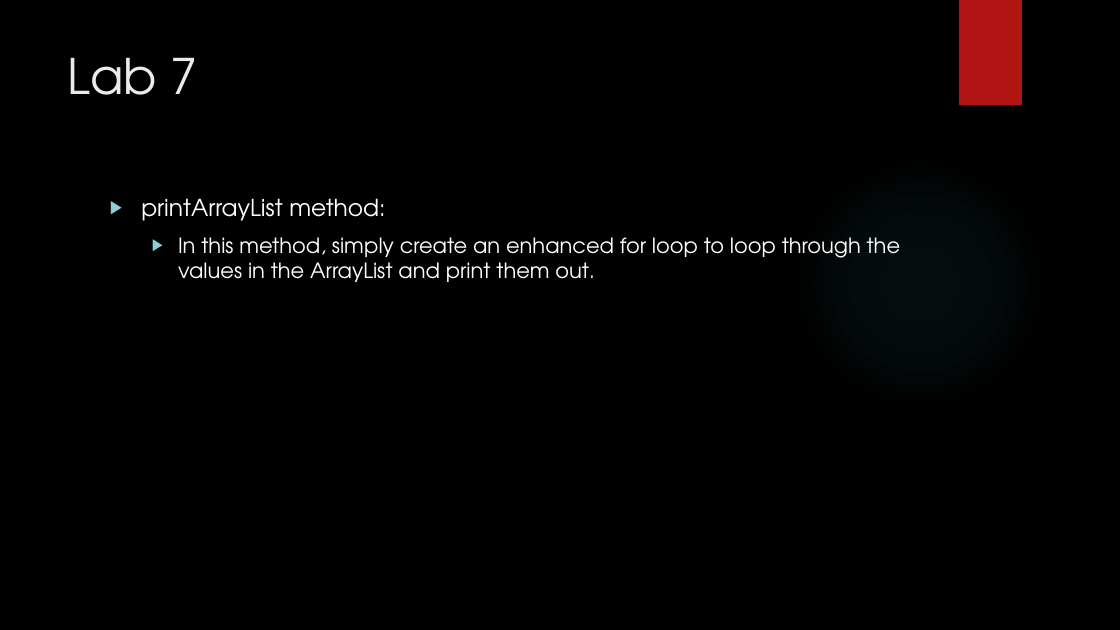
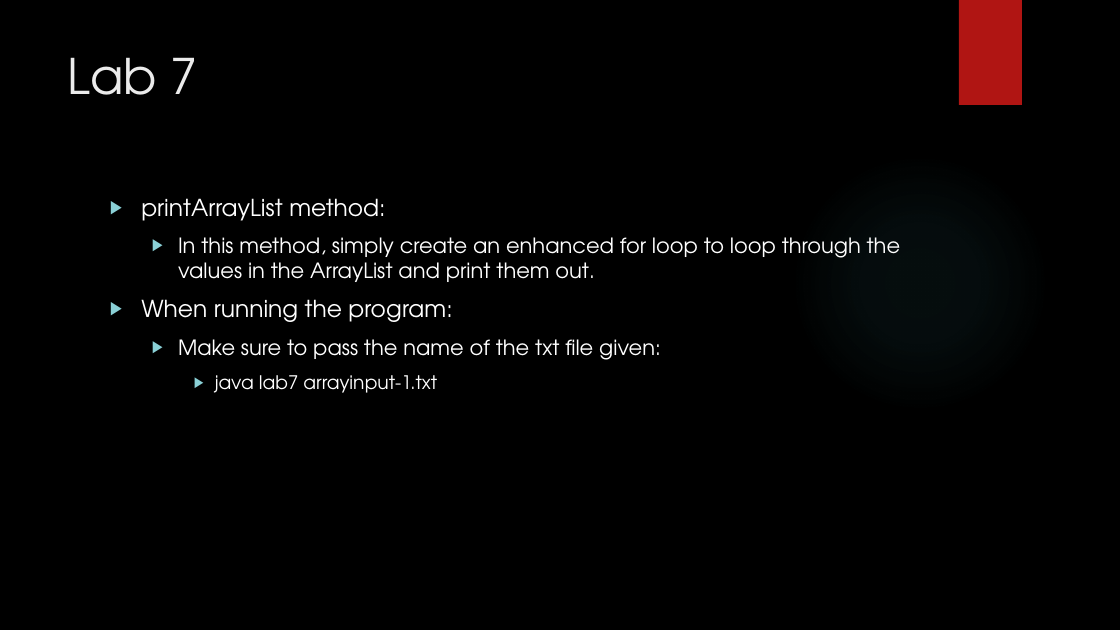
Before and after one commit to michaelbartlett17/cmpinf0401-recs, a slide deck: slide 7 of slides/0315Recitation.pptx. Drawn at 1120x630 pixels with LibreOffice and Linux fonts; fonts in the diff are those of the drawing; background and template pictures are left out. Boxes give left, top, right and bottom in pixels: in the first picture for what was removed or moved away, otherwise in the second. Text is boxed around its words. In the diff, an @@ line names an element or a change of style, - is before the commit and + after.

Commit message:
slide updates

```diff
--- a/slides/0315Recitation.pptx
+++ b/slides/0315Recitation.pptx
@@ text at [141,299,661,393]: paragraphs added @@
+▶ When running the program:
+  ▶ Make sure to pass the name of the txt file given:
+    ▶ java lab7 arrayinput-1.txt
```
Also in this commit, not shown: 1 other file.
